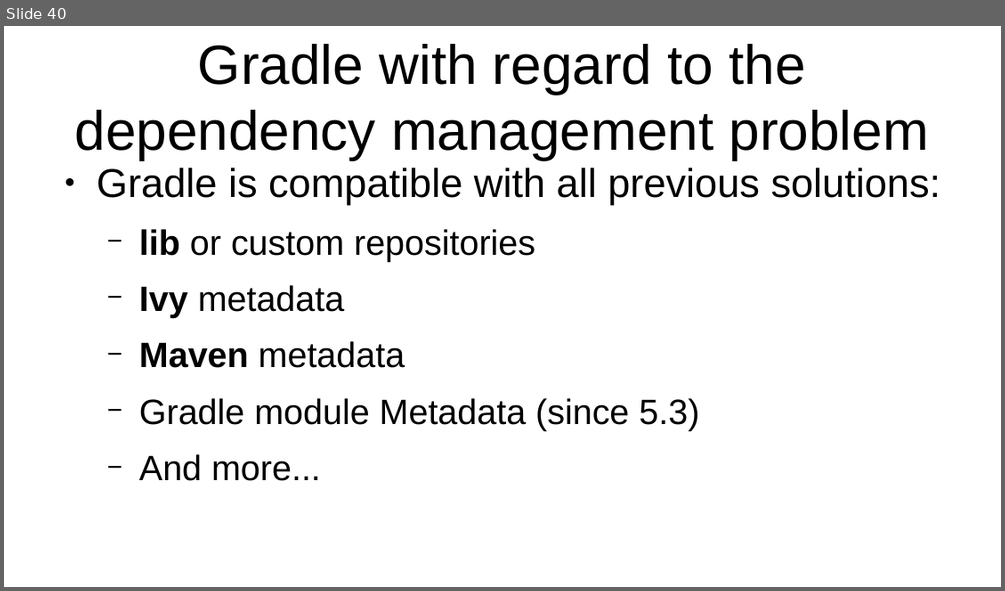
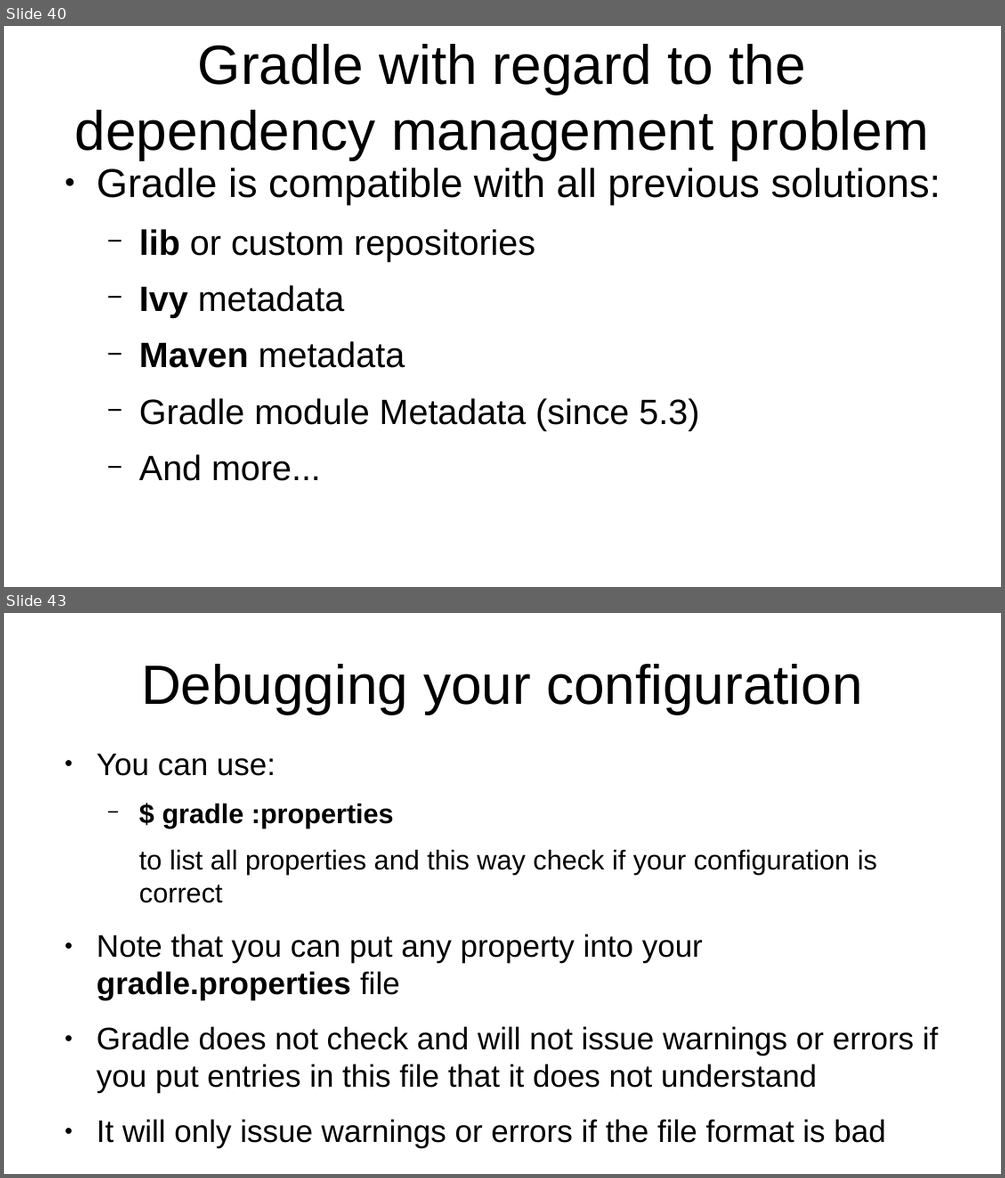
Before and after one commit to veltzer/teaching-slides, a slide deck: odp/gradle/gradle.odp. Shown one above the other, each under a label of ours: slide 40 before the commit, slides 40 and 43 after it; the slides between them are not shown. The pictures are 1005x591 and 1005x1178 pixels, drawn with LibreOffice and Linux fonts; fonts in the diff are those of the drawing. Boxes give left, top, right and bottom in pixels: in the first picture for what was removed or moved away, otherwise in the second. Text is boxed around its words. In the diff, an @@ line names an element or a change of style, - is before the commit and + after.

```diff
--- a/odp/gradle/gradle.odp
+++ b/odp/gradle/gradle.odp
@@ slide 43 added at (4, 613, 1001, 1174), background #FFFFFF @@
@@ title added at (141, 664, 862, 714), 44 pt, text #000000 @@
+Debugging your configuration
@@ text added at (97, 754, 938, 1148), 24.8 pt, text #000000 @@
+● You can use:
+  − $ gradle :properties
+  to list all properties and this way check if your configuration is correct
+● Note that you can put any property into your gradle.properties file
+● Gradle does not check and will not issue warnings or errors if you put entries in this file that it does not understand
+● It will only issue warnings or errors if the file format is bad
```
Also in this commit, not shown: 10 other slides added.
